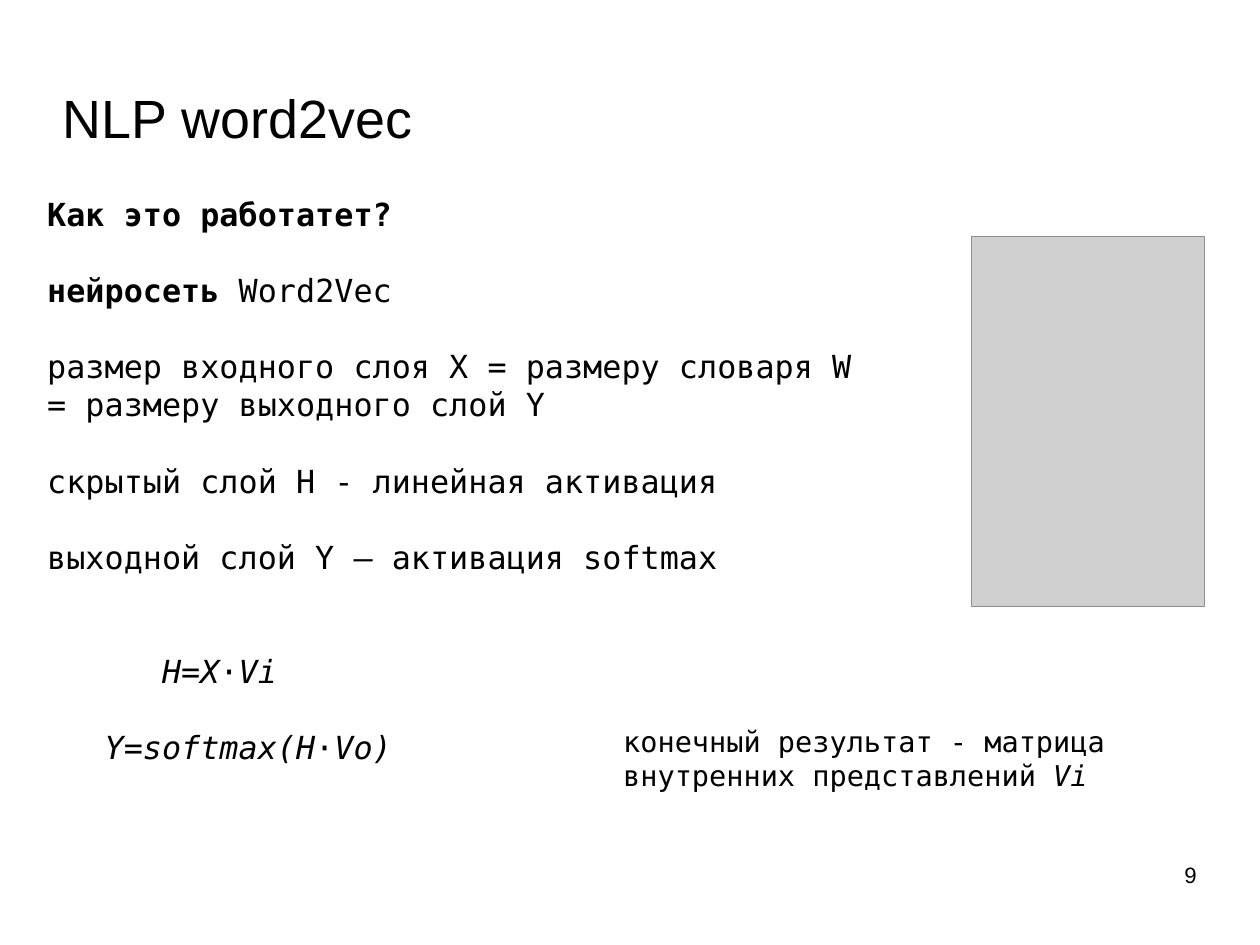
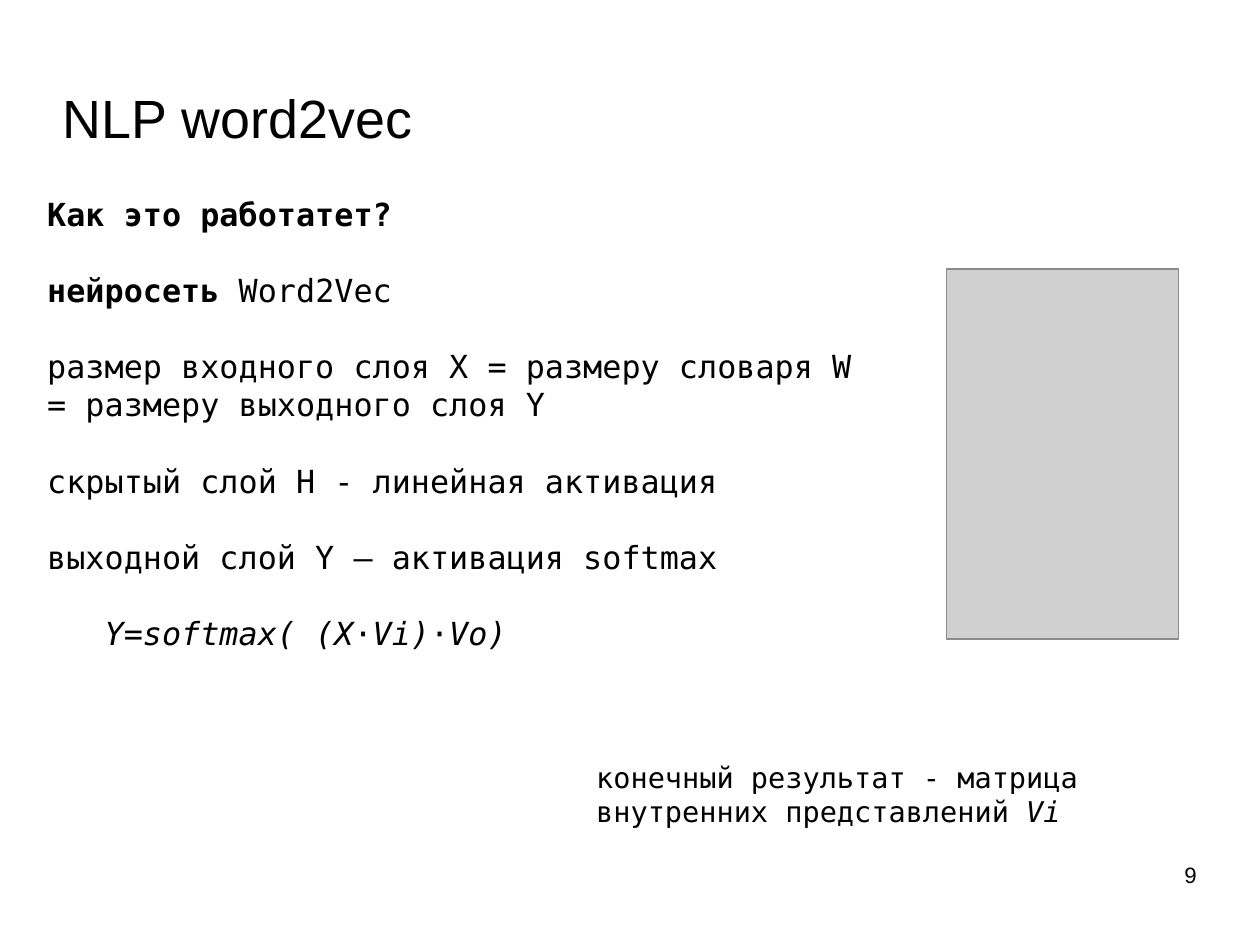
Before and after one commit to mechanoid5/ml_lectorium_legacy, a slide deck: slide 9 of 17-word2vec.odp. Drawn at 1260x945 pixels with LibreOffice and Linux fonts; fonts in the diff are those of the drawing; grey boxes stand for pictures; background and template pictures are left out. Boxes give left, top, right and bottom in pixels: in the first picture for what was removed or moved away, otherwise in the second. Text is boxed around its words. In the diff, an @@ line names an element or a change of style, - is before the commit and + after.

```diff
--- a/17-word2vec.odp
+++ b/17-word2vec.odp
@@ picture: place and size @@
-picture at (972, 237, 1204, 607)
+picture at (947, 269, 1179, 639)
@@ text at (85, 393, 545, 423): text changed @@
-= размеру выходного слой Y
+= размеру выходного слоя Y
@@ text at (105, 621, 506, 650): text changed @@
-H=X⋅Vi
-Y=softmax(H⋅Vo)
+Y=softmax( (X⋅Vi)⋅Vo)
@@ text "конечный результат - матрица внутренних ...": place and size @@
-text "конечный результат - матрица внутренних ..." at (623, 729, 1104, 792)
+text "конечный результат - матрица внутренних ..." at (596, 765, 1077, 828)
```
Also in this commit, not shown: 9 other slides changed, 3 slides added, 1 slide removed, 1 other file.
